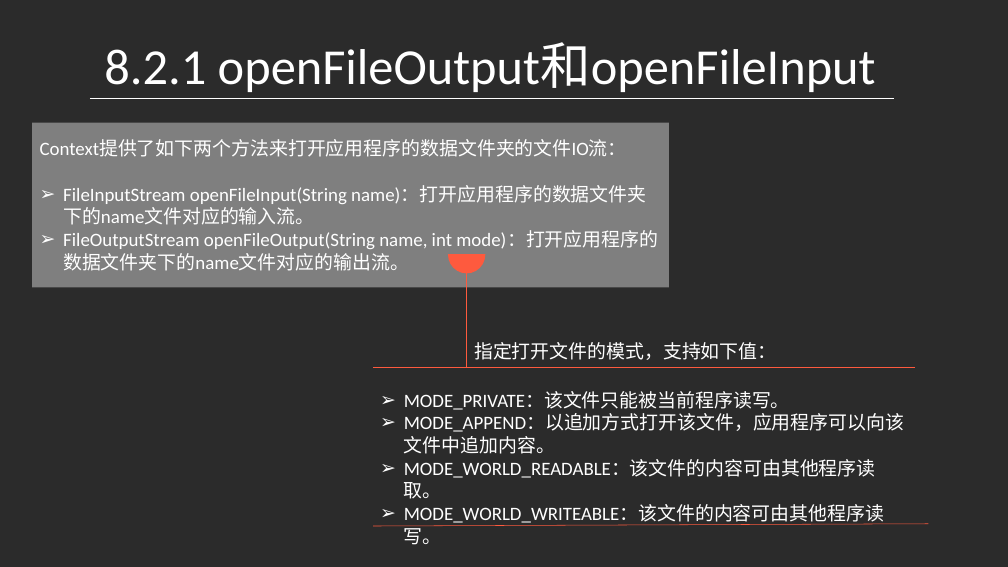
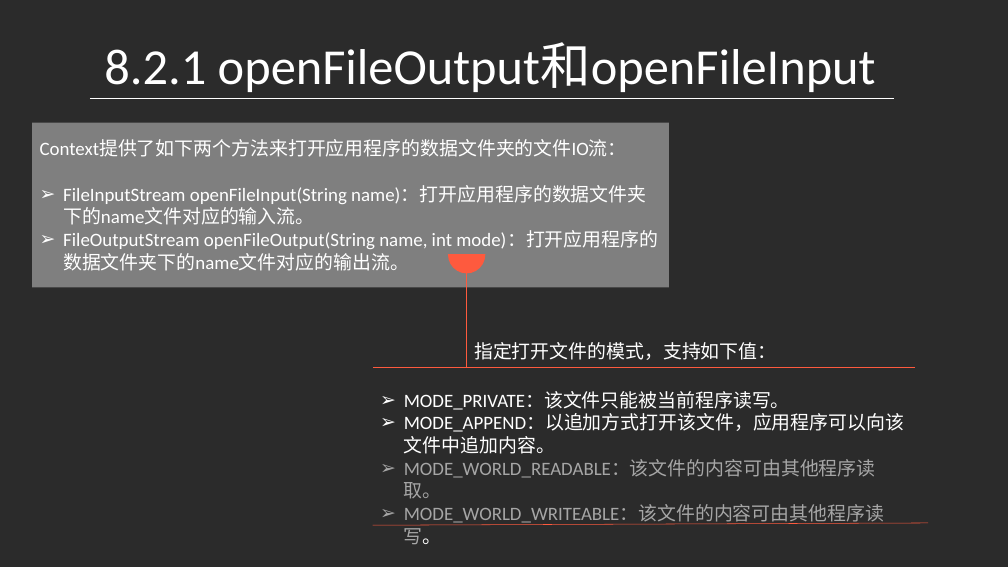
Before and after one commit to djuanbei/18Android1, a slide deck: slide 10 of ppt/ch8.pptx. Drawn at 1008x567 pixels with LibreOffice and Linux fonts; fonts in the diff are those of the drawing; background and template pictures are left out; a plain dark background stands for a picture behind light text. Boxes give left, top, right and bottom in pixels: in the first picture for what was removed or moved away, otherwise in the second. Text is boxed around its words. In the diff, an @@ line names an element or a change of style, - is before the commit and + after.

```diff
--- a/ppt/ch8.pptx
+++ b/ppt/ch8.pptx
@@ text at [404,459,884,544]: text colour #FFFFFF to #A6A6A6 in "MODE_WORLD_READABLE：该文件的内容可由其他程序读取。", "MODE_WORLD_WRITEABLE：该文件的内容可由其他程序读写。" @@
```
Also in this commit, not shown: 1 other file.
